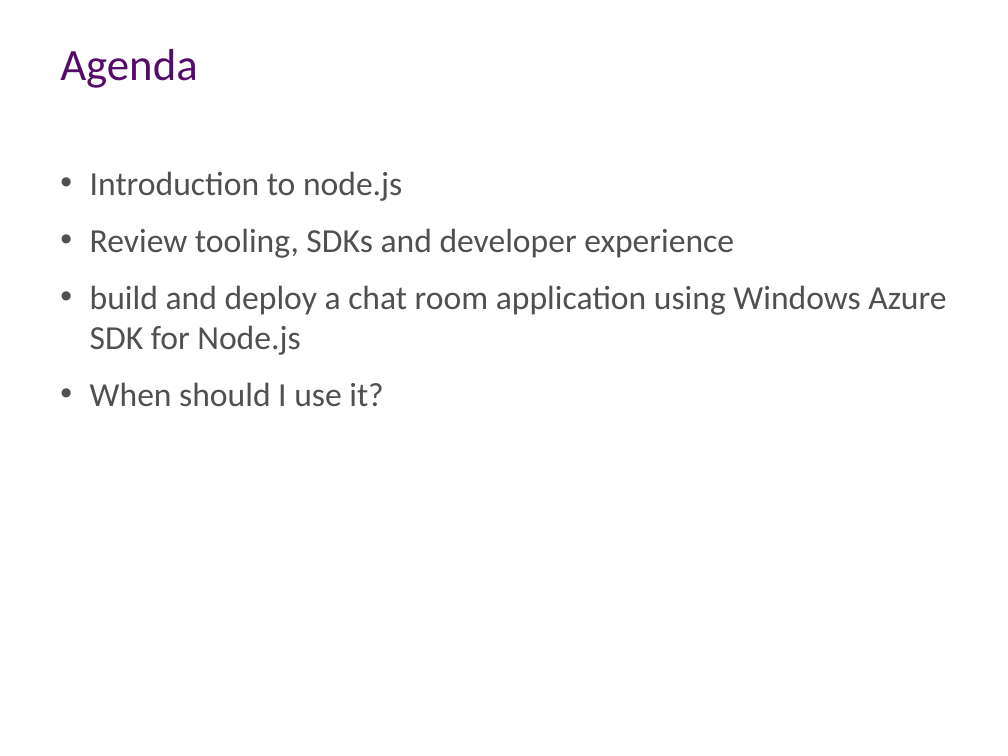
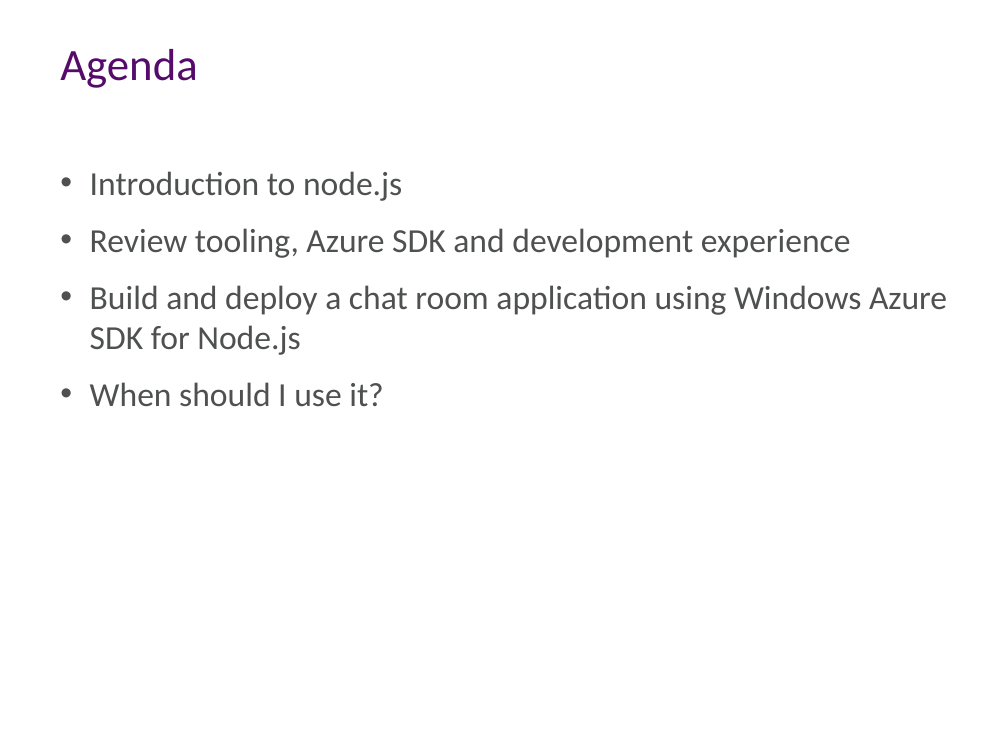
Before and after one commit to aidancasey/AzureNodeChatClient, a slide deck: slide 3 of presentation/Building Node.js Applications on Windows Azure.pptx. Drawn at 1008x756 pixels with LibreOffice and Linux fonts; fonts in the diff are those of the drawing; background and template pictures are left out. Boxes give left, top, right and bottom in pixels: in the first picture for what was removed or moved away, otherwise in the second. Text is boxed around its words. In the diff, an @@ line names an element or a change of style, - is before the commit and + after.

```diff
--- a/presentation/Building Node.js Applications on Windows Azure.pptx
+++ b/presentation/Building Node.js Applications on Windows Azure.pptx
@@ text at <box>90,228,947,355</box>: text changed @@
-• Review tooling, SDKs and developer experience
-• build and deploy a chat room application using Windows Azure SDK for Node.js
+• Review tooling, Azure SDK and development experience
+• Build and deploy a chat room application using Windows Azure SDK for Node.js
```
Also in this commit, not shown: 3 other slides changed.
